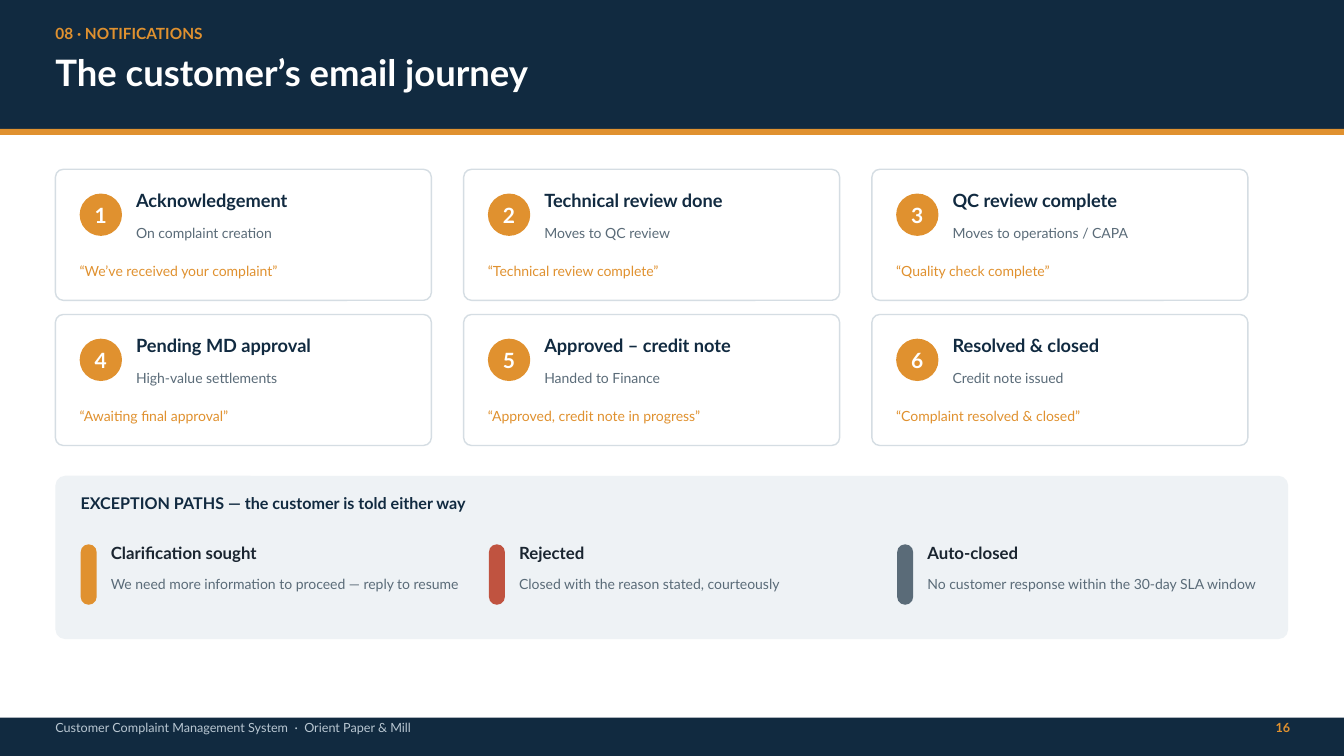
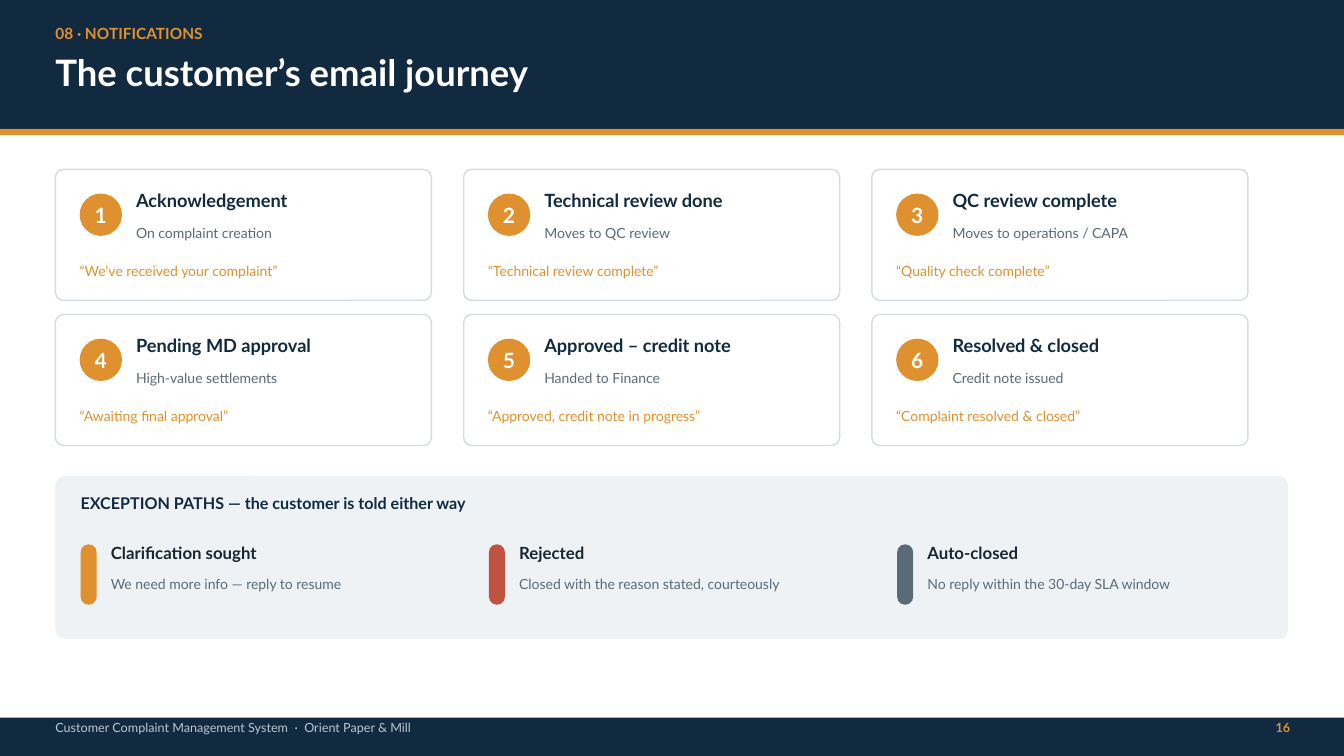
Before and after one commit to Keshavjain12/CCMS, a slide deck: slide 17 of CCMS-Presentation.pptx. Drawn at 1344x756 pixels with LibreOffice and Linux fonts; fonts in the diff are those of the drawing. Boxes give left, top, right and bottom in pixels: in the first picture for what was removed or moved away, otherwise in the second. Text is boxed around its words. In the diff, an @@ line names an element or a change of style, - is before the commit and + after.

```diff
--- a/CCMS-Presentation.pptx
+++ b/CCMS-Presentation.pptx
@@ text at [111,578,341,592]: text changed @@
-We need more information to proceed — reply to resume
+We need more info — reply to resume
@@ text at [927,578,1171,592]: text changed @@
-No customer response within the 30-day SLA window
+No reply within the 30-day SLA window
```
Also in this commit, not shown: 2 other slides changed.
